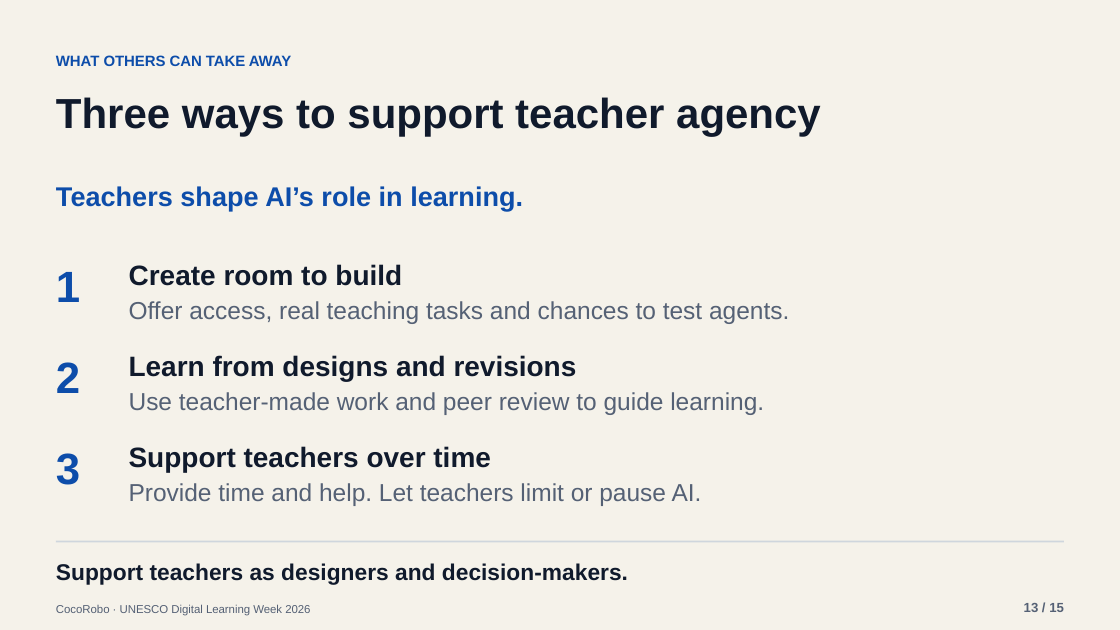
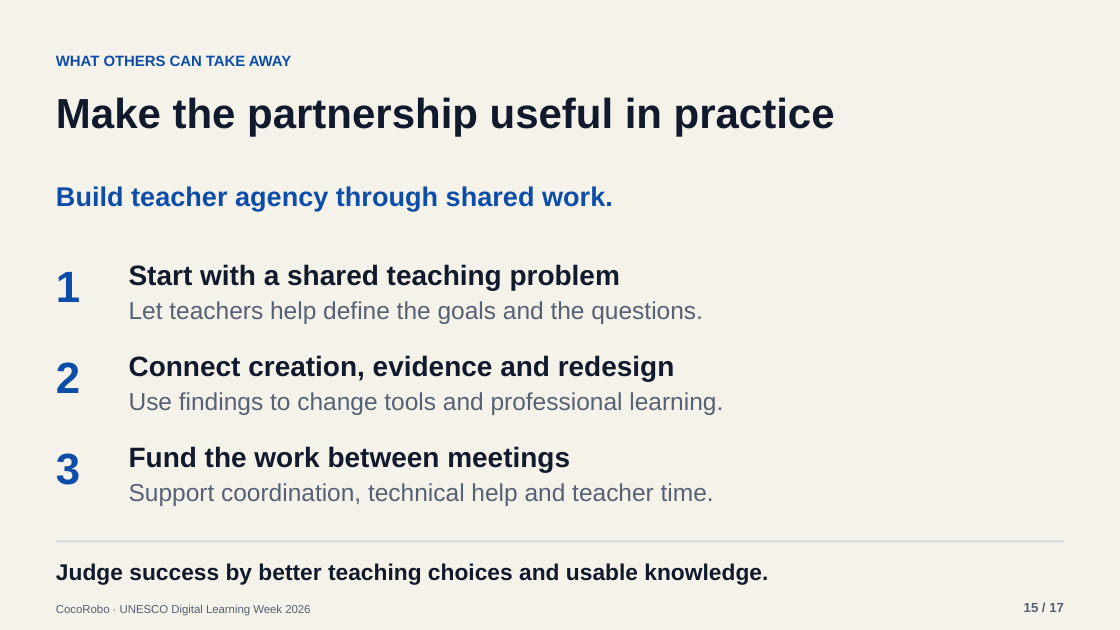
Before and after one commit to tonyxinvip/slides, a slide deck: slide 15 of teacher-agent-creators-10min/downloads/UNESCO_Teacher_AI_Agents_EN.pptx (slide 13 before the commit). Drawn at 1120x630 pixels with LibreOffice and Linux fonts; fonts in the diff are those of the drawing. Boxes give left, top, right and bottom in pixels: in the first picture for what was removed or moved away, otherwise in the second. Text is boxed around its words. In the diff, an @@ line names an element or a change of style, - is before the commit and + after.

Commit message:
Expand UNESCO talk to 17 slides with Guangdong policy, research rationale, timeline and four-partner RPP model

```diff
--- a/teacher-agent-creators-10min/downloads/UNESCO_Teacher_AI_Agents_EN.pptx
+++ b/teacher-agent-creators-10min/downloads/UNESCO_Teacher_AI_Agents_EN.pptx
@@ text at <box>56,97,835,136</box>: text changed @@
-Three ways to support teacher agency
+Make the partnership useful in practice
@@ text at <box>56,186,613,211</box>: text changed @@
-Teachers shape AI’s role in learning.
+Build teacher agency through shared work.
@@ text at <box>129,264,620,290</box>: text changed @@
-Create room to build
+Start with a shared teaching problem
@@ text at <box>129,301,703,324</box>: text changed @@
-Offer access, real teaching tasks and chances to test agents.
+Let teachers help define the goals and the questions.
@@ text at <box>129,355,675,381</box>: text changed @@
-Learn from designs and revisions
+Connect creation, evidence and redesign
@@ text at <box>129,392,723,415</box>: text changed @@
-Use teacher-made work and peer review to guide learning.
+Use findings to change tools and professional learning.
@@ text at <box>129,446,570,472</box>: text changed @@
-Support teachers over time
+Fund the work between meetings
@@ text at <box>129,483,714,506</box>: text changed @@
-Provide time and help. Let teachers limit or pause AI.
+Support coordination, technical help and teacher time.
@@ text at <box>56,563,768,585</box>: text changed @@
-Support teachers as designers and decision-makers.
+Judge success by better teaching choices and usable knowledge.
@@ text at <box>1024,603,1064,612</box>: text changed @@
-13 / 15
+15 / 17
```
Also in this commit, not shown: 10 other slides changed, 4 slides added, 2 slides removed, 10 other files.
